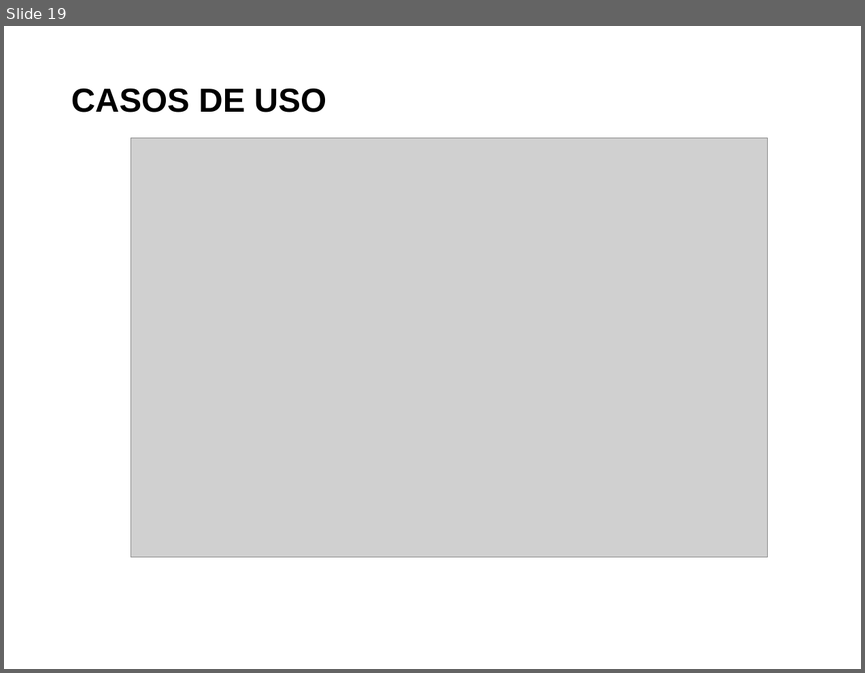
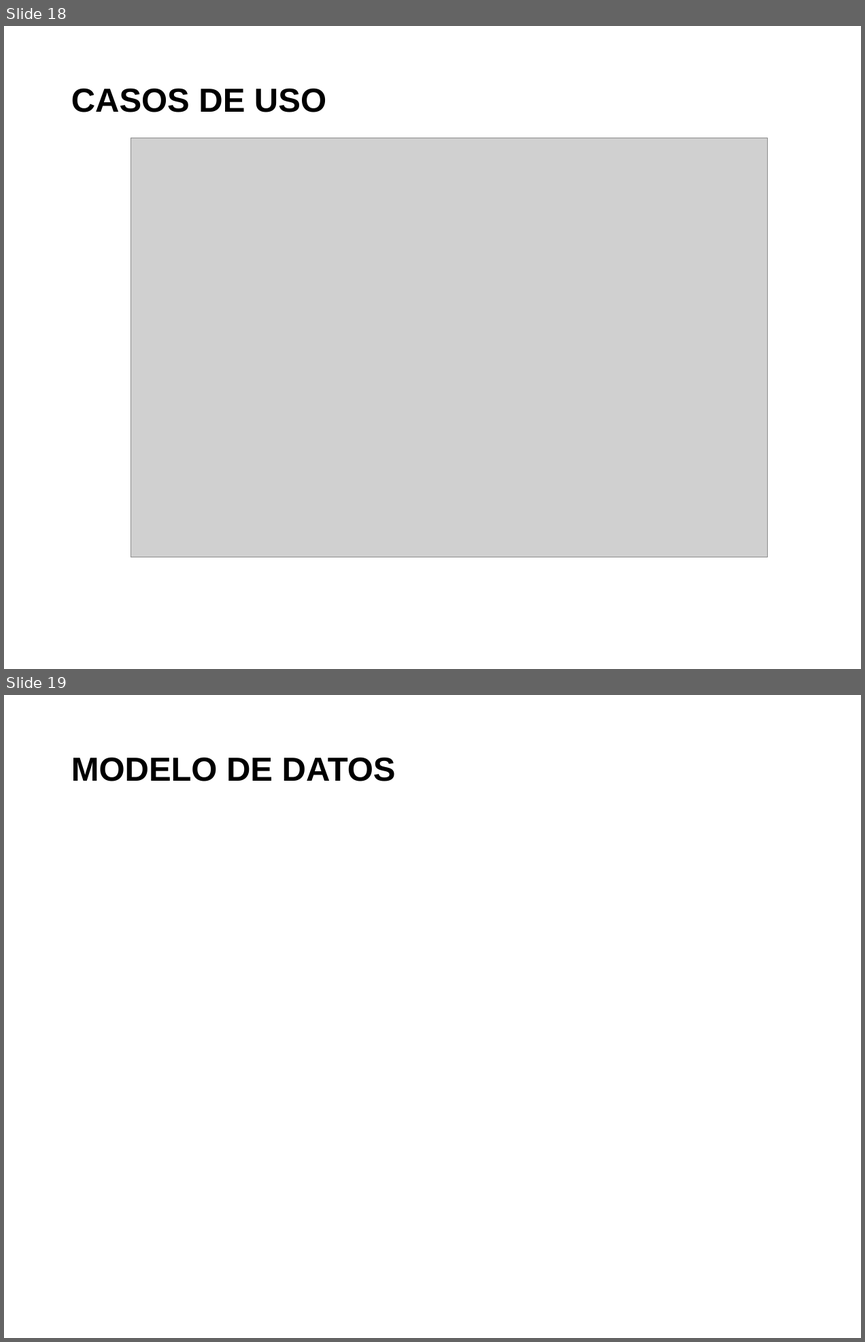
Before and after one commit to saburto/sigset, a slide deck: sigset/documentos/Documentos finales/Presentacion.pptx. Shown one above the other, each under a label of ours: slide 19 before the commit, slides 18 and 19 after it. The pictures are 865x673 and 865x1342 pixels, drawn with LibreOffice and Linux fonts; fonts in the diff are those of the drawing; grey boxes stand for pictures; background and template pictures are left out. Boxes give left, top, right and bottom in pixels: in the first picture for what was removed or moved away, otherwise in the second. Text is boxed around its words. In the diff, an @@ line names an element or a change of style, - is before the commit and + after.

```diff
--- a/sigset/documentos/Documentos finales/Presentacion.pptx
+++ b/sigset/documentos/Documentos finales/Presentacion.pptx
@@ slide 19 added at <box>4,695,861,1338</box>, background picture (left out) @@
@@ text added at <box>71,757,396,781</box>, 28 pt, text #000000, bold @@
+MODELO DE DATOS
@@ what was slide 19 is now slide 18 @@
```
Also in this commit, not shown: 1 slide changed, 2 other slides added, 3 slides removed.
